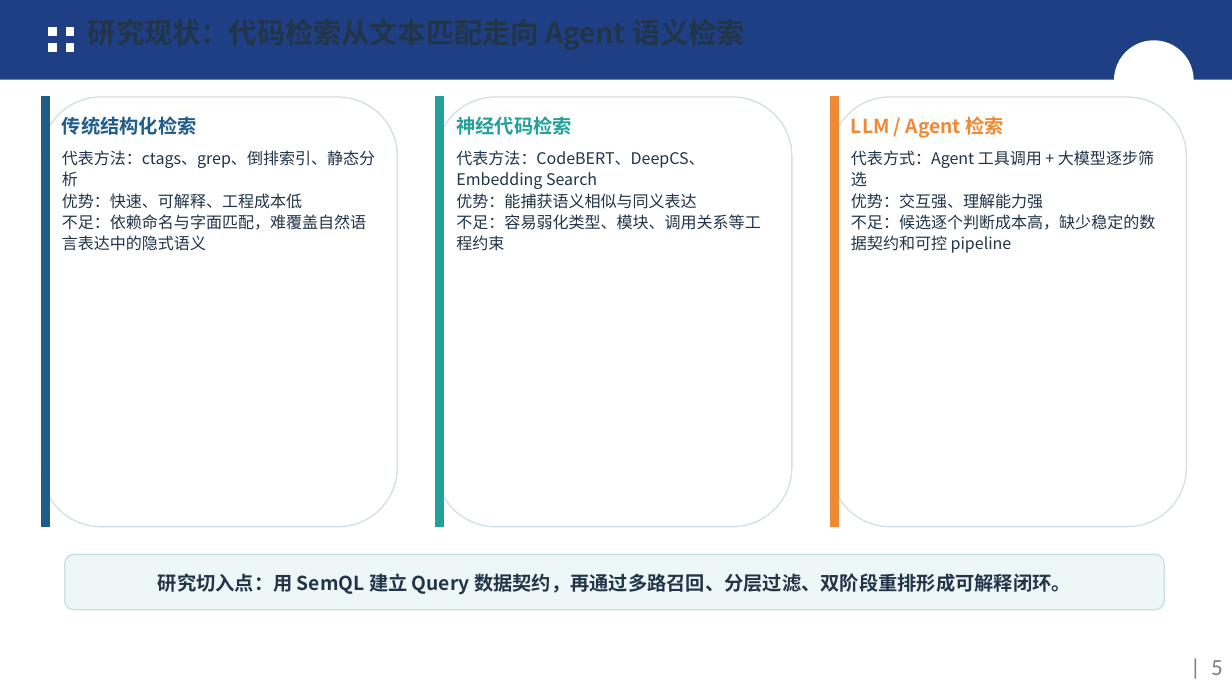
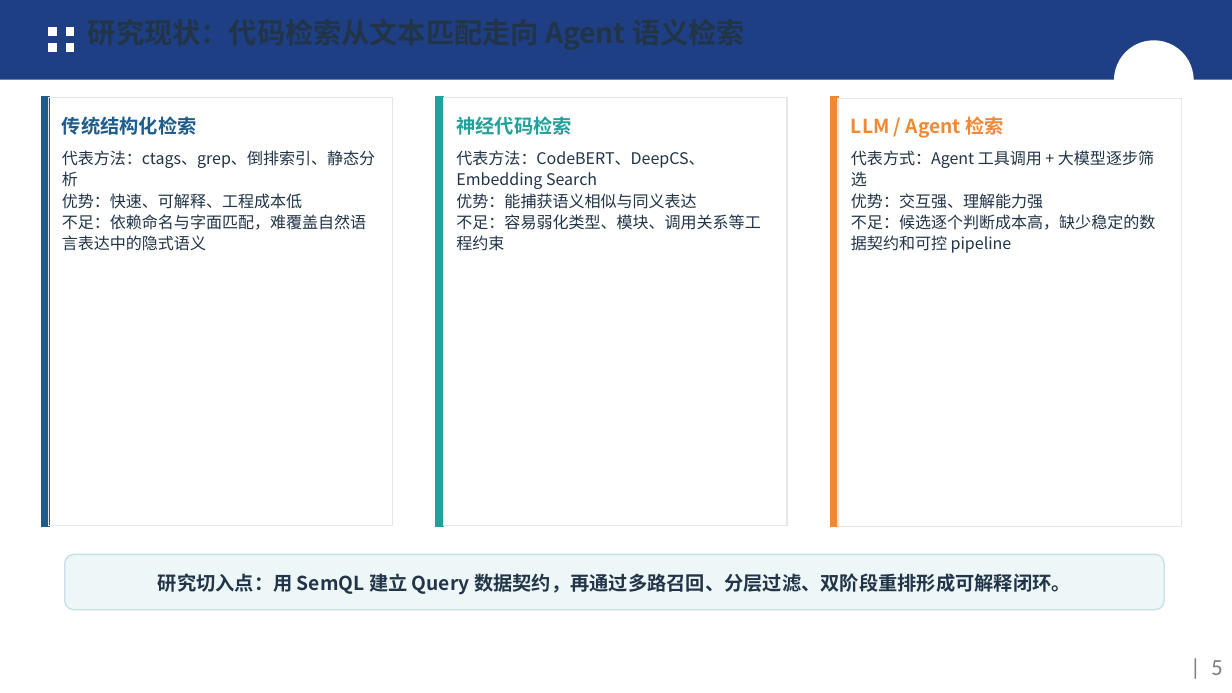
Before and after one commit to FDSE-IntelliDev/CodeSense, a slide deck: slide 5 of 中期答辩ppt_CodeSearch中期答辩.pptx. Drawn at 1232x693 pixels with LibreOffice and Linux fonts; fonts in the diff are those of the drawing; background and template pictures are left out. Boxes give left, top, right and bottom in pixels: in the first picture for what was removed or moved away, otherwise in the second. Text is boxed around its words. In the diff, an @@ line names an element or a change of style, - is before the commit and + after.

```diff
--- a/中期答辩ppt_CodeSearch中期答辩.pptx
+++ b/中期答辩ppt_CodeSearch中期答辩.pptx
@@ rounded rectangle removed at (x1=42, y1=97, x2=397, y2=527) @@
@@ rectangle added at (x1=49, y1=98, x2=393, y2=526), outline #E7E6E6 1 pt @@
@@ rounded rectangle removed at (x1=436, y1=97, x2=792, y2=527) @@
@@ rectangle added at (x1=444, y1=97, x2=787, y2=525), outline #E7E6E6 1 pt @@
@@ rounded rectangle removed at (x1=831, y1=97, x2=1187, y2=527) @@
@@ rectangle added at (x1=838, y1=99, x2=1182, y2=527), outline #E7E6E6 1 pt @@
```
Also in this commit, not shown: 7 other slides changed.
